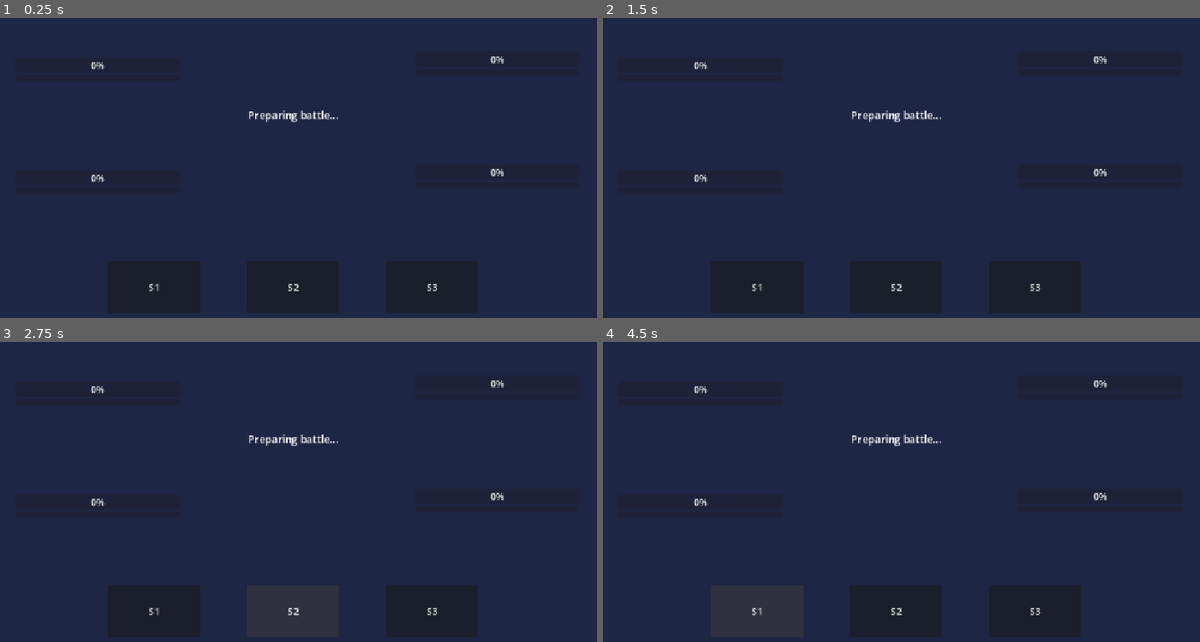
Above: before the commit, frames 1-4 (two rows, left to right).
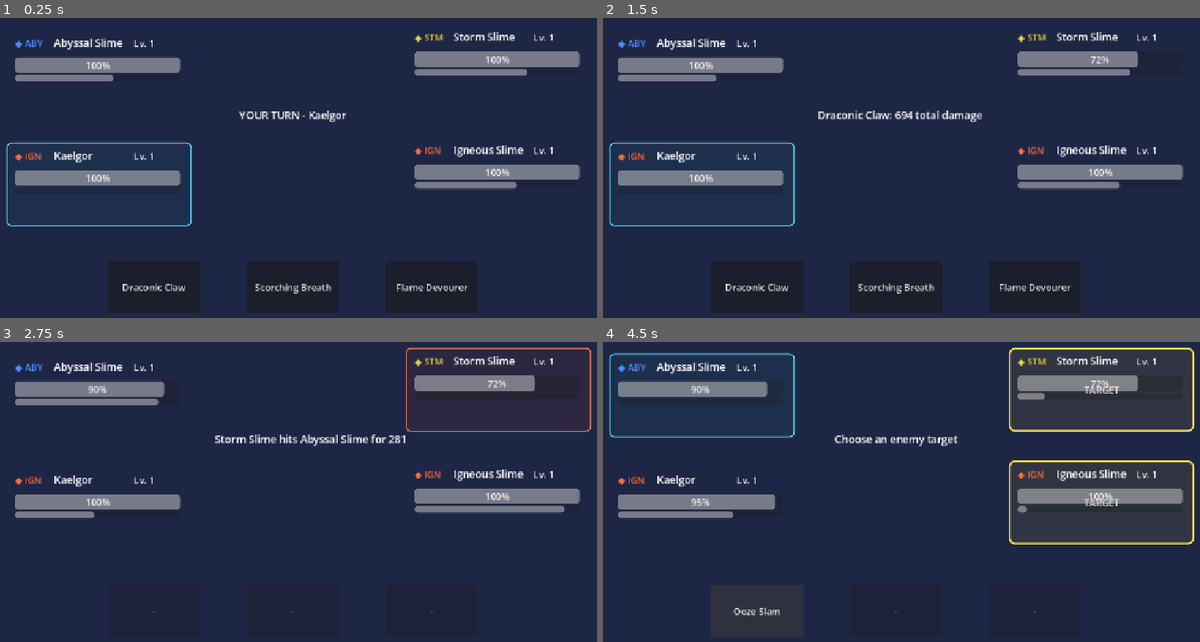
Above: after the commit, the same moments.

Repository: Akharyuu/monster-rpg
Game: Godot game, scene res://scenes/battle/battle_screen.tscn
Same seed, same stepped clock (60 frames per second), same inputs: the game is played once before the commit and once after it.
Inputs (mouse positions are in pixels of both pictures, inside the frame that each line leads up to):
- Up to frame 1 (0.25 s): no input
- Up to frame 2 (1.5 s): click "S1" (after the commit: "Draconic Claw") at 0.5 s; click (1104, 66) at 1.25 s, where only the run after the commit has a clickable "TARGET"
- Up to frame 3 (2.75 s): click (292, 612) at 2 s, where only the run before the commit has a clickable "S2"
- Up to frame 4 (4.5 s): click (1032, 612) at 2.75 s, where only the run before the commit has a clickable "S3"; click (758, 612) at 3.5 s, where only the run before the commit has a clickable "S1"; click "S1" (after the commit: "Ooze Slam") at 4.25 s

The runs differ from the first frame. In frame 1, 9.4% of the frame differs, in the area x 1-98%, y 4-92%; in frame 2, 9.1%; in frame 3, 9.1%; in frame 4, 9.7%, in the area x 1-100%, y 1-92%.
Error before the commit: Parse Error: Function "end_turn()" not found in base self. (res://scenes/battle/battle_screen.gd:259)

Commit message:
Fix lingering end_turn call after controller refactor

Diff:
--- a/godot/scenes/battle/battle_screen.gd
+++ b/godot/scenes/battle/battle_screen.gd
@@ -256,7 +256,7 @@
         result["damage"]
     ]
 
-    end_turn(battle_controller.active_monster)
+    battle_controller.end_active_turn()
     update_battle_ui()
 
     if battle_controller.is_battle_over():
